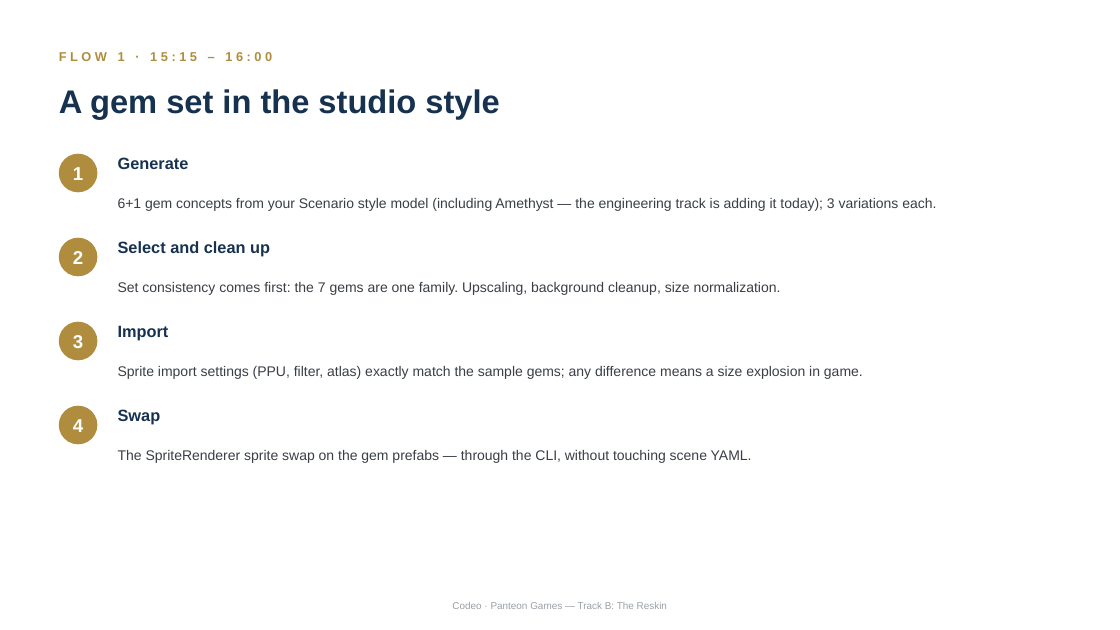
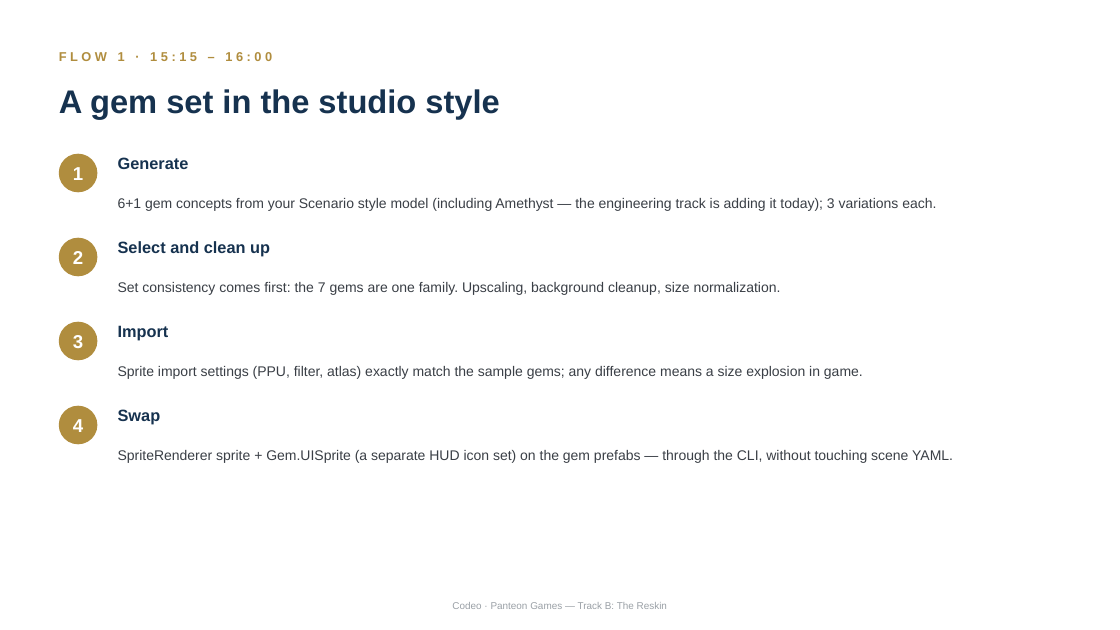
Before and after one commit to thickiran/panteon-workshop-materials, a slide deck: slide 3 of single_day/slides/05_track_b_reskin.pptx. Drawn at 1120x630 pixels with LibreOffice and Linux fonts; fonts in the diff are those of the drawing. Boxes give left, top, right and bottom in pixels: in the first picture for what was removed or moved away, otherwise in the second. Text is boxed around its words. In the diff, an @@ line names an element or a change of style, - is before the commit and + after.

```diff
--- a/single_day/slides/05_track_b_reskin.pptx
+++ b/single_day/slides/05_track_b_reskin.pptx
@@ text at (x1=118, y1=450, x2=953, y2=463): text changed @@
-The SpriteRenderer sprite swap on the gem prefabs — through the CLI, without touching scene YAML.
+SpriteRenderer sprite + Gem.UISprite (a separate HUD icon set) on the gem prefabs — through the CLI, without touching scene YAML.
```
Also in this commit, not shown: 2 other slides changed, 4 other files.
